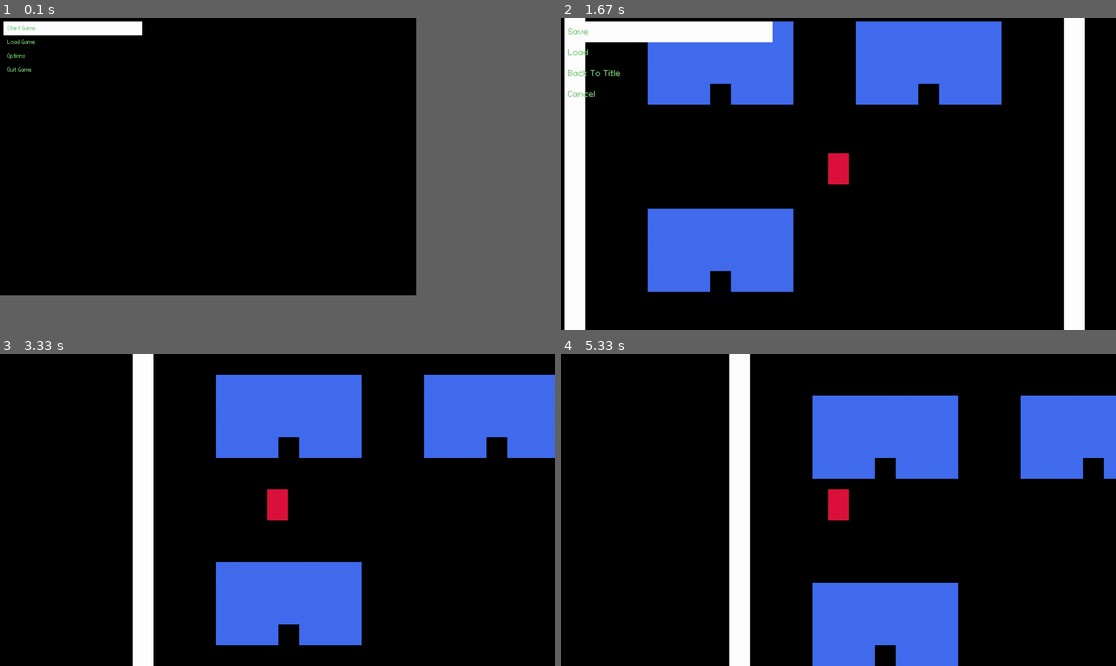
Above: before the commit, frames 1-4 (two rows, left to right).
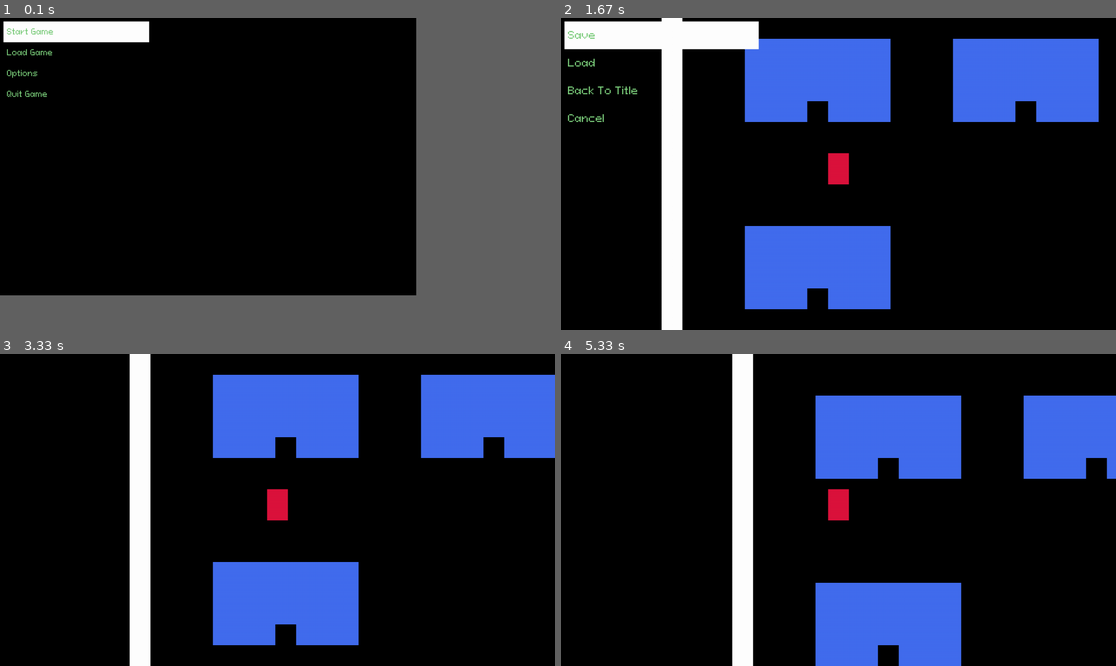
Above: after the commit, the same moments.

Repository: kritserv/rpg-maker-style-top-down-game-template
Game: pygame game, started from main.py
Two runs of this game, one before a commit and one after it. Both use one fixed random seed, a clock stepped at 60 frames per second and the inputs below.
Inputs:
- Up to frame 1 (0.1 s): no input
- Up to frame 2 (1.67 s): tap Enter at 0.33 s; tap X at 0.67 s; tap F11 at 1 s; hold Right from 1.33 s (still down)
- Up to frame 3 (3.33 s): release Right at 1.8 s; hold Up 1.83-2.3 s; tap 0 at 2.83 s; hold Left from 3.17 s (still down)
- Up to frame 4 (5.33 s): release Left at 3.7 s; hold Down 3.73-4.03 s; hold Left 4.07-4.47 s; hold Up 4.5-4.87 s; hold Right from 4.9 s (still down)

The runs differ from the first frame. In frame 1, 1.1% of the frame differs, in the area x 0-27%, y 1-26%; in frame 2, 34%, in the area x 0-97%, y 0-100%; in frame 3, 2.2%; in frame 4, 2.5%.

Commit message:
remove resize in Cursor and Menu & add font_x4 & add font_size+1 to Menu & always update camera

Diff:
--- a/main.py
+++ b/main.py
@@ -66,12 +66,14 @@
 		"Start Game", "Load Game", "Options", "Quit Game"
 		]
 	title_screen_menu.setup_buttons()
+	title_screen_menu.font_size_plus_1 = True
 
 	pause_menu = Menu(Cursor(screen))
 	pause_menu.buttons = [
 		"Save", "Load", "Back To Title", "Cancel"
 		]
 	pause_menu.setup_buttons()
+	pause_menu.font_size_plus_1 = True
 
 	game_state = "title_screen_menu"
 
@@ -137,8 +139,6 @@
 
 			# ================= [ TITLE GRAPHIC ] ================
 
-			title_screen_menu.resize(pixel_size)
-
 			screen.fill(black)
 			black_bar.draw_if_set(curr_width, curr_height, ratio)
 			title_screen_menu.draw(pixel_size)
@@ -161,9 +161,9 @@
 
 			# ================= [ MAIN LOGIC ] =================
 
+			camera.update(pixel_size)
 			if not pause:
 				player.update(dt, key)
-				camera.update(pixel_size)
 				event.update()
 			else:
 				selected = pause_menu.update(dt, key, interact)
@@ -176,8 +176,7 @@
 				elif selected == "Back To Title":
 					game_state = "title_screen_menu"
 				elif selected == "Cancel":
-					if pause == True:
-						pause = False
+					pause = False
 				else:
 					pass
 
@@ -190,7 +189,6 @@
 			camera.draw(pixel_size, player, top_down_map)
 			black_bar.draw_if_set(curr_width, curr_height, ratio)
 			if pause:
-				pause_menu.resize(pixel_size)
 				pause_menu.draw(pixel_size)
 
 			# ================= [ TEST ] ===================
@@ -222,8 +220,6 @@
 
 			# =============== [ LOAD GAME GRAPHIC ] ==============
 
-			save_manager.load_menu.resize(pixel_size)
-
 			screen.fill(black)
 			black_bar.draw_if_set(curr_width, curr_height, ratio)
 			save_manager.load_menu.draw(pixel_size)
--- a/src/__init__.py
+++ b/src/__init__.py
@@ -1,12 +1,12 @@
 from .variable import clock_tick, curr_fps,\
 	default_screen_width, default_screen_height, \
-	default_screen_size, black, font_x1, font_x2, font_x3
+	default_screen_size, black, font_x1, font_x2, font_x3, font_x4
 from .func import check_pygame_event, blit_text, print_debug, \
 	load_screen_from_json, toggle_full_screen, \
 	update_size, load_scene_from_json, load_event_from_json, load_save_from_json
 from .entity import Player, TopDownMap, Camera, \
 	BlackBar, Timer, SceneManager, Event, Cursor, Menu, SaveManager
 
-__all__ = [clock_tick, curr_fps, default_screen_width, default_screen_height, default_screen_size, black, font_x1, font_x2, font_x3,
+__all__ = [clock_tick, curr_fps, default_screen_width, default_screen_height, default_screen_size, black, font_x1, font_x2, font_x3, font_x4,
 	check_pygame_event, blit_text, print_debug, load_screen_from_json, load_event_from_json, toggle_full_screen, update_size, load_scene_from_json, load_save_from_json,
 	Player, TopDownMap, Camera, BlackBar, Timer, SceneManager, Event, Cursor, Menu, SaveManager]
--- a/src/entity/cursor.py
+++ b/src/entity/cursor.py
@@ -1,5 +1,5 @@
 import pygame as pg
-from .ent_func import correct_all_rect, calculate_movement, calculate_obs_position, expect_finish_pos, get_distance_between, move, resize_pixel
+from .ent_func import correct_all_rect, calculate_movement, calculate_obs_position, expect_finish_pos, get_distance_between, move
 from src.variable import white
 
 continue_move_value = 3
@@ -9,7 +9,7 @@
 		pg.sprite.Sprite.__init__(self)
 		self.screen = screen
 		self.speed = 120
-		self.original_width, self.original_height, self.width, self.height = 160, 16, 160, 16
+		self.original_width, self.original_height, self.width, self.height = 112, 16, 112, 16
 		self.pos = [0, 0]
 		self.finish_pos = [0, 0]
 		self.last_dx, self.last_dy = 0, 0
@@ -18,14 +18,9 @@
 		]
 		self.obs = []
 		self.finished_x_move, self.finished_y_move = True, True
-		self.resize_cache_dict = {}
 
 	def calculate_obs_pos(self):
 		self.obs = calculate_obs_position(self.obs)
-
-	def resize(self, pixel_size):
-		resize_pixel(self, pixel_size)
-		self.transformed_rects = correct_all_rect(self, pixel_size)
 
 	def draw(self, pixel_size, menu_top_left_x, menu_top_left_y):
 		pg.draw.rect(
--- a/src/entity/menu.py
+++ b/src/entity/menu.py
@@ -1,5 +1,5 @@
 import pygame as pg
-from src import font_x1, font_x2, font_x3, blit_text
+from src import font_x1, font_x2, font_x3, font_x4, blit_text
 from src.variable import green
 
 class Menu:
@@ -10,6 +10,7 @@
 		self.plus_value = 10
 		self.columns = 1
 		self.top_left_x, self.top_left_y = 8, 8
+		self.font_size_plus_1 = False
 
 	def calculate_menu_obs_pos(self):
 		self.top = -32
@@ -30,17 +31,18 @@
 		self.calculate_menu_obs_pos()
 		self.calculate_button_pos()
 
-	def resize(self, pixel_size):
-		self.cursor.resize(pixel_size)
-
 	def draw(self, pixel_size):
+		if self.font_size_plus_1:
+			pixel_size += 1
 		self.cursor.draw(pixel_size, self.top_left_x, self.top_left_y)
 		if pixel_size == 1:
 			menu_font = font_x1
 		elif pixel_size == 2:
 			menu_font = font_x2
+		elif pixel_size == 3:
+			menu_font = font_x3
 		else:
-			menu_font = font_x3
+			menu_font = font_x4
 
 		y = self.top_left_y - (12 * pixel_size)
 
--- a/src/variable/__init__.py
+++ b/src/variable/__init__.py
@@ -1,8 +1,8 @@
 from .pygame_clock import clock_tick, curr_fps
-from .fonts import debug_font, font_x1, font_x2, font_x3
+from .fonts import debug_font, font_x1, font_x2, font_x3, font_x4
 from .palette import red, black, white, green, blue
 from .screen import screen, default_screen_width, default_screen_height, native_screen_multiplier, default_screen_size
 
-__all__ = (clock_tick, curr_fps, debug_font, font_x1, font_x2, font_x3,
+__all__ = (clock_tick, curr_fps, debug_font, font_x1, font_x2, font_x3, font_x4,
 	red, black, white, green, blue,
 	screen, default_screen_width, default_screen_height, native_screen_multiplier, default_screen_size)
--- a/src/variable/fonts.py
+++ b/src/variable/fonts.py
@@ -5,3 +5,4 @@
 font_x1 = pg.font.Font("asset/font/PixeloidSans-mLxMm.ttf", 6)
 font_x2 = pg.font.Font("asset/font/PixeloidSans-mLxMm.ttf", 12)
 font_x3 = pg.font.Font("asset/font/PixeloidSans-mLxMm.ttf", 18)
+font_x4 = pg.font.Font("asset/font/PixeloidSans-mLxMm.ttf", 24)
